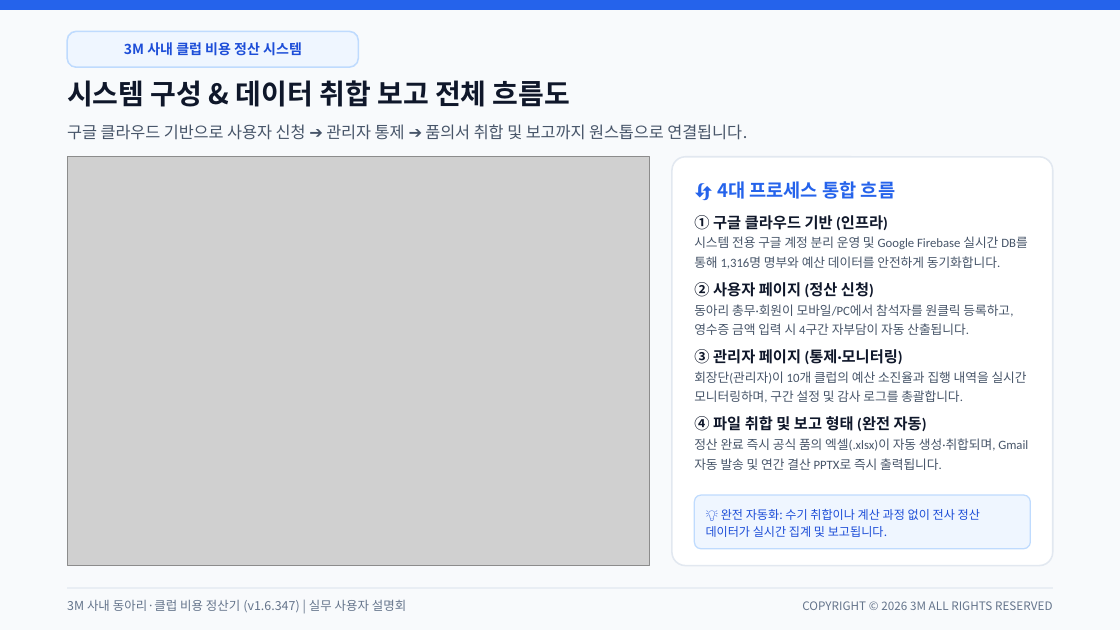
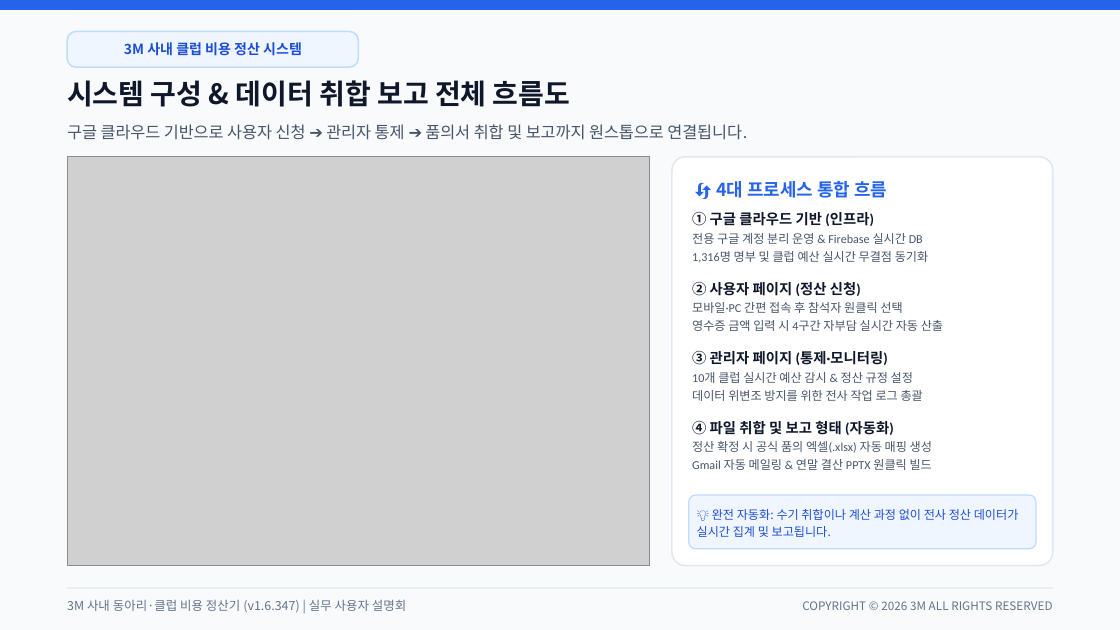
Before and after one commit to gochujangs33-dot/Club-expense, a slide deck: slide 2 of 3M_사내_클럽_비용_정산_시스템_사용_설명회.pptx. Drawn at 1120x630 pixels with LibreOffice and Linux fonts; fonts in the diff are those of the drawing; grey boxes stand for pictures. Boxes give left, top, right and bottom in pixels: in the first picture for what was removed or moved away, otherwise in the second. Text is boxed around its words. In the diff, an @@ line names an element or a change of style, - is before the commit and + after.

```diff
--- a/3M_사내_클럽_비용_정산_시스템_사용_설명회.pptx
+++ b/3M_사내_클럽_비용_정산_시스템_사용_설명회.pptx
@@ text "🔄 4대 프로세스 통합 흐름" at [747, 181, 887, 198]: size 12 to 11.5 pt @@
@@ text at [692, 212, 928, 263]: text changed; size 8.2 to 7.8 pt @@
-① 구글 클라우드 기반 (인프라)
-시스템 전용 구글 계정 분리 운영 및 Google Firebase 실시간 DB를 통해 1,316명 명부와 예산 데이터를 안전하게 동기화합니다.
+① 구글 클라우드 기반 (인프라)
+전용 구글 계정 분리 운영 & Firebase 실시간 DB
+1,316명 명부 및 클럽 예산 실시간 무결점 동기화
@@ text at [692, 282, 943, 331]: text changed; size 8.2 to 7.8 pt @@
-② 사용자 페이지 (정산 신청)
-동아리 총무·회원이 모바일/PC에서 참석자를 원클릭 등록하고, 영수증 금액 입력 시 4구간 자부담이 자동 산출됩니다.
+② 사용자 페이지 (정산 신청)
+모바일·PC 간편 접속 후 참석자 원클릭 선택
+영수증 금액 입력 시 4구간 자부담 실시간 자동 산출
@@ text at [692, 351, 923, 401]: text changed; size 8.2 to 7.8 pt @@
-③ 관리자 페이지 (통제·모니터링)
-회장단(관리자)이 10개 클럽의 예산 소진율과 집행 내역을 실시간 모니터링하며, 구간 설정 및 감사 로그를 총괄합니다.
+③ 관리자 페이지 (통제·모니터링)
+10개 클럽 실시간 예산 감시 & 정산 규정 설정
+데이터 위변조 방지를 위한 전사 작업 로그 총괄
@@ text at [692, 421, 932, 470]: text changed; size 8.2 to 7.8 pt @@
-④ 파일 취합 및 보고 형태 (완전 자동)
-정산 완료 즉시 공식 품의 엑셀(.xlsx)이 자동 생성·취합되며, Gmail 자동 발송 및 연간 결산 PPTX로 즉시 출력됩니다.
+④ 파일 취합 및 보고 형태 (자동화)
+정산 확정 시 공식 품의 엑셀(.xlsx) 자동 매핑 생성
+Gmail 자동 메일링 & 연말 결산 PPTX 원클릭 빌드
@@ rounded rectangle: place and size @@
-rounded rectangle at [694, 495, 1030, 549]
+rounded rectangle at [689, 495, 1036, 549]
@@ text "💡 완전 자동화: 수기 취합이나 ..." rewrapped from [706, 509, 980, 537] to [697, 509, 1019, 537] @@
```
Also in this commit, not shown: 4 other slides changed, 1 other file.
